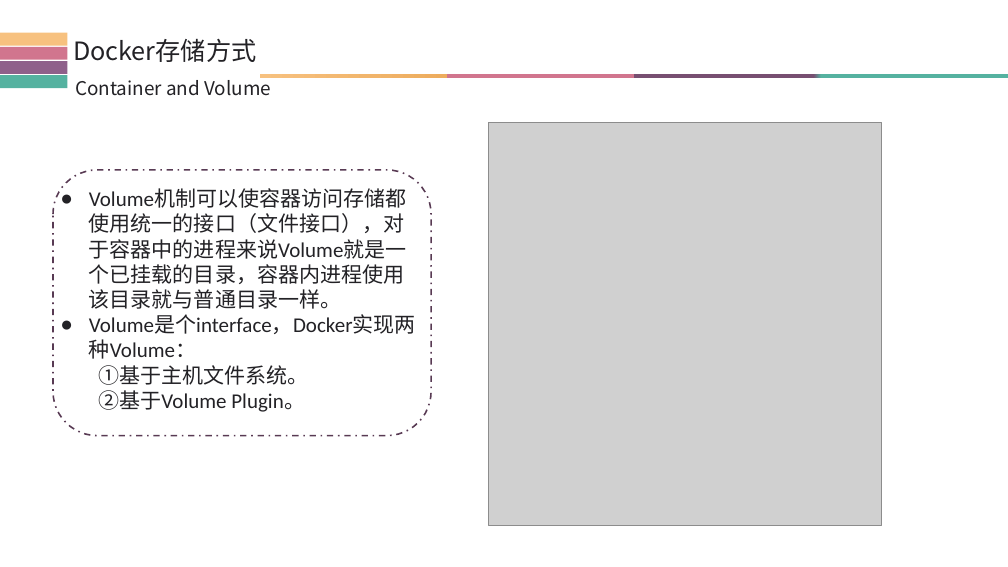
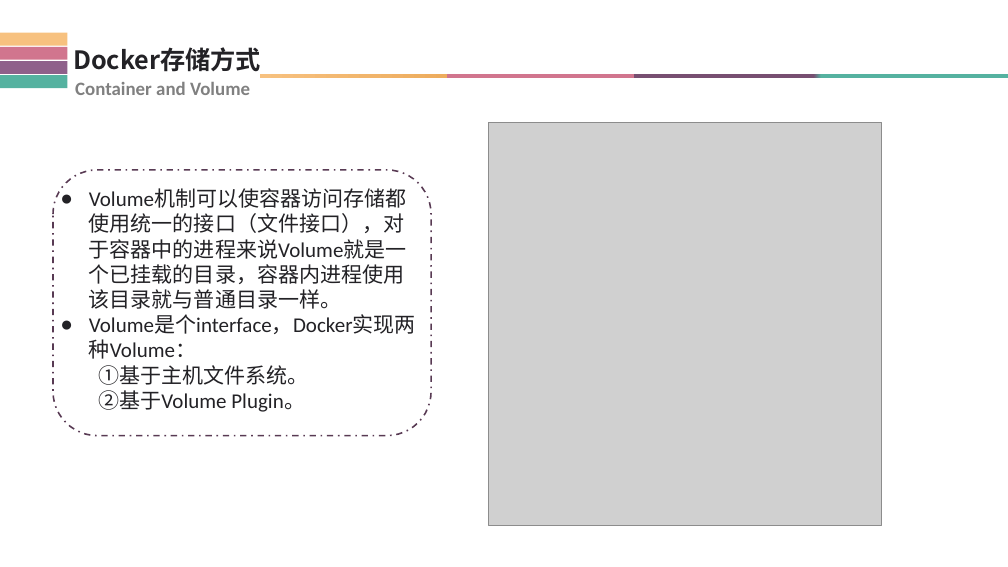
Before and after one commit to xiaolingzang/docker, a slide deck: slide 7 of dockerVolume.pptx. Drawn at 1008x567 pixels with LibreOffice and Linux fonts; fonts in the diff are those of the drawing; grey boxes stand for pictures. Boxes give left, top, right and bottom in pixels: in the first picture for what was removed or moved away, otherwise in the second. Text is boxed around its words. In the diff, an @@ line names an element or a change of style, - is before the commit and + after.

```diff
--- a/dockerVolume.pptx
+++ b/dockerVolume.pptx
@@ text "Docker存储方式" at (x1=73, y1=47, x2=261, y2=76): bold on; line spacing 1 to 1.3 @@
@@ text "Container and Volume" at (x1=75, y1=82, x2=250, y2=95): font Noto Sans CJK SC to Calibri, text colour #232226 to #808080, bold on @@
```
Also in this commit, not shown: 18 other slides changed, 1 slide added, 1 other file.
